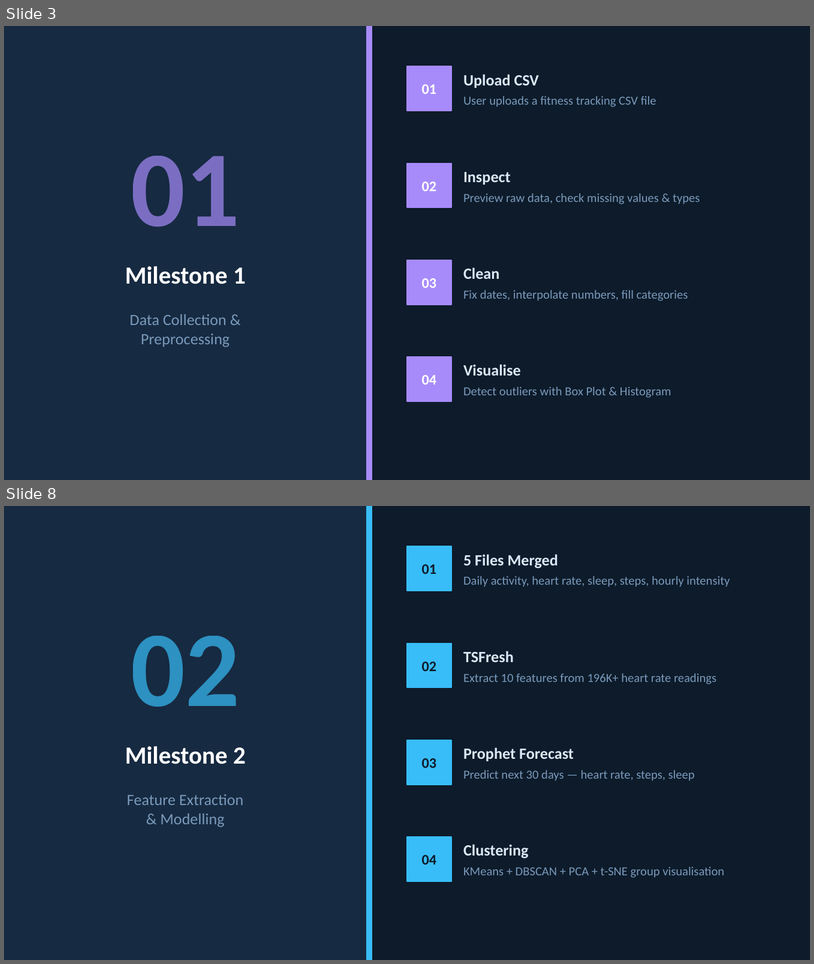
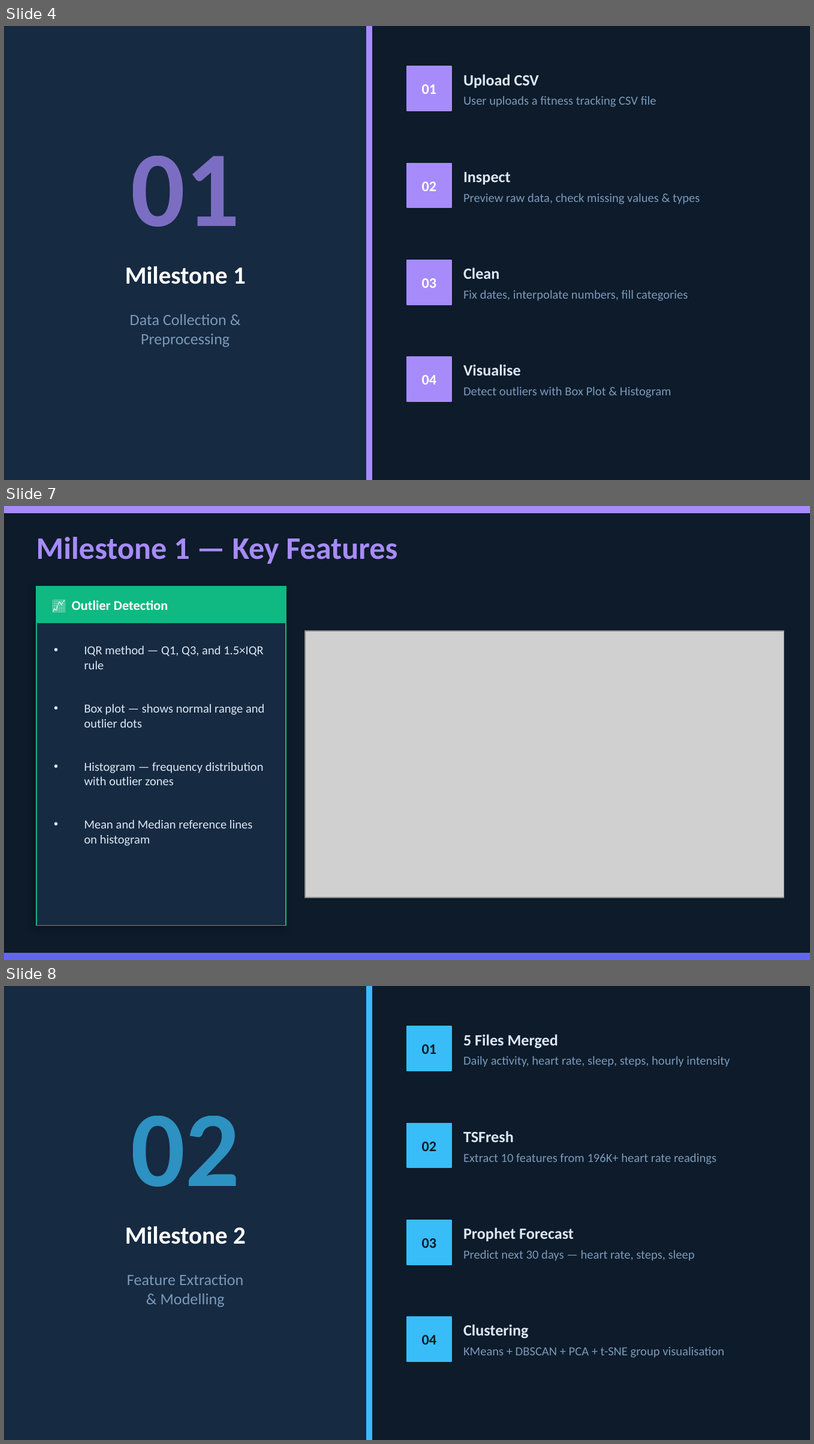
Before and after one commit to Thejomayie09/FitPulse-Health-Anomaly-Detection-from-Fitness-Devices-1, a slide deck: Documentation/Fitpulse_Documentation_final.pptx. Shown one above the other, each under a label of ours: slides 3 and 8 before the commit, slides 4, 7 and 8 after it; the slides between them are not shown. The pictures are 814x964 and 814x1444 pixels, drawn with LibreOffice and Linux fonts; fonts in the diff are those of the drawing; grey boxes stand for pictures. Boxes give left, top, right and bottom in pixels: in the first picture for what was removed or moved away, otherwise in the second. Text is boxed around its words. In the diff, an @@ line names an element or a change of style, - is before the commit and + after.

```diff
--- a/Documentation/Fitpulse_Documentation_final.pptx
+++ b/Documentation/Fitpulse_Documentation_final.pptx
@@ slide 7 added at (x1=4, y1=506, x2=810, y2=960), background #0D1B2A @@
@@ rectangle added at (x1=4, y1=506, x2=810, y2=513), fill #A78BFA, outline #A78BFA 1 pt @@
@@ text added at (x1=36, y1=537, x2=398, y2=564), 28 pt, text #A78BFA, bold @@
+Milestone 1 — Key Features
@@ rectangle added at (x1=36, y1=586, x2=286, y2=925), fill #162A41, outline #10B981 1 pt @@
@@ rectangle added at (x1=36, y1=586, x2=286, y2=623), fill #10B981, outline #10B981 1 pt @@
@@ text added at (x1=72, y1=600, x2=168, y2=610), 12 pt, text #FFFFFF, bold @@
+📈 Outlier Detection
@@ picture added at (x1=306, y1=631, x2=785, y2=897) @@
@@ text added at (x1=84, y1=645, x2=263, y2=669), 11 pt, text #DCE8F5 @@
+• IQR method — Q1, Q3, and 1.5×IQR rule
@@ text added at (x1=84, y1=703, x2=264, y2=727), 11 pt, text #DCE8F5 @@
+• Box plot — shows normal range and outlier dots
@@ text added at (x1=84, y1=762, x2=264, y2=785), 11 pt, text #DCE8F5 @@
+• Histogram — frequency distribution with outlier zones
@@ text added at (x1=84, y1=819, x2=252, y2=846), 11 pt, text #DCE8F5 @@
+• Mean and Median reference lines on histogram
@@ rectangle added at (x1=4, y1=953, x2=810, y2=959), fill #6366F1, outline #6366F1 1 pt @@
@@ what was slide 3 is now slide 4 @@
```
Also in this commit, not shown: 2 slides changed, 2 other slides added, 3 slides removed.
